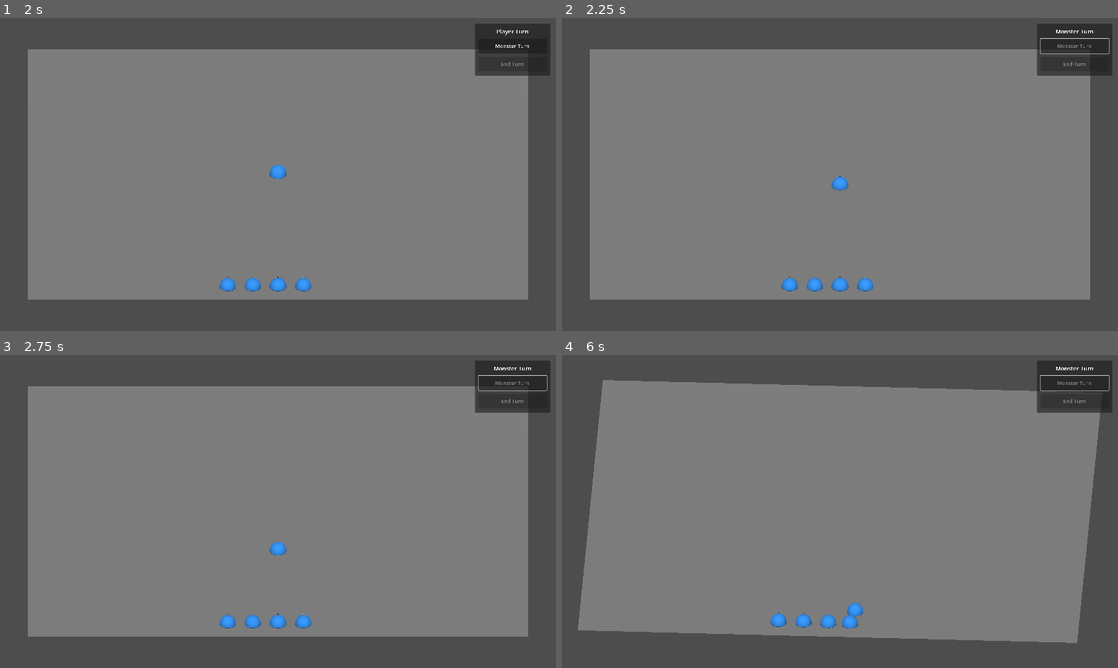
Above: before the commit, frames 1-4 (two rows, left to right).
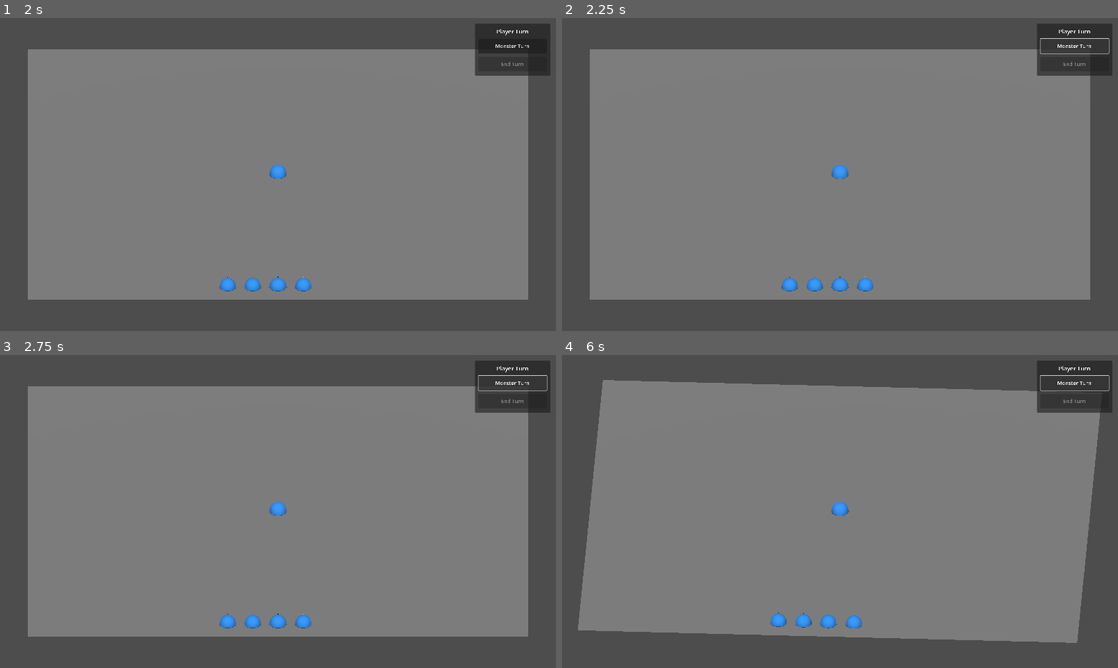
Above: after the commit, the same moments.

Repository: aartcmeijer-hash/silt-2
Game: Godot game, scene res://scenes/menus/main_menu.tscn
Two runs of this game, one before a commit and one after it. Both use one fixed random seed, a clock stepped at 60 frames per second and the inputs below.
Inputs:
- Up to frame 1 (2 s): click "Play" at 0.5 s; click "Low risk, low reward" at 1.25 s
- Up to frame 2 (2.25 s): click "Monster Turn" at 2 s
- Up to frame 3 (2.75 s): no input
- Up to frame 4 (6 s): hold E (rotate_right) 2.78-3.53 s; hold Q (rotate_left) 3.53-4.28 s; tap Enter at 4.25 s; hold E (rotate_right) 4.28-5.78 s; tap Space at 5.75 s; hold Q (rotate_left) from 5.78 s (still down)

Frame 1 is identical in both runs. In frame 2, 0.3% of the frame differs, in the area x 48-96%, y 3-56%; in frame 3, 0.3%; in frame 4, 0.4%, in the area x 48-96%, y 3-88%.

Commit message:
feat: integrate card system into MonsterAIController
- Add monster_decks dictionary to track each monster's deck
- Implement card-based turn execution (draw, resolve, execute, discard)
- Add targeting resolution and action execution methods
- Refactor execute_monster_turn to use cards instead of hardcoded behavior
- Preserve existing movement logic in _execute_move_action

Co-Authored-By: Claude Sonnet 4.5 <noreply@anthropic.com>

Diff:
--- a/scripts/game/monster_ai_controller.gd
+++ b/scripts/game/monster_ai_controller.gd
@@ -9,6 +9,8 @@
 var entities: Dictionary
 var pathfinder: GridPathfinder
 var targeting_strategy: TargetingStrategy
+var monster_decks: Dictionary = {}  # monster_id -> MonsterDeck
+var deck_ui = null  # Reference to UI component (will be set later)
 
 const MOVE_ANIMATION_DURATION := 0.2
 const MAX_MOVE_DISTANCE := 6
@@ -26,11 +28,38 @@
 	var survivors: Dictionary = _get_survivors()
 
 	for monster_id in monsters:
-		var target_id: String = targeting_strategy.pick_target(monster_id, monsters, survivors)
+		# Check if monster has a deck
+		if not monster_decks.has(monster_id):
+			push_warning("Monster %s has no deck, skipping turn" % monster_id)
+			continue
+
+		var deck: MonsterDeck = monster_decks[monster_id]
+
+		# Shuffle if needed
+		if deck.needs_shuffle():
+			# TODO: Add shuffle animation when UI is ready
+			deck.shuffle_discard_into_deck()
+
+		# Draw card
+		var card: MonsterActionCard = deck.draw_card()
+		if not card:
+			push_warning("Failed to draw card for monster %s" % monster_id)
+			continue
+
+		# TODO: Add card flip animation when UI is ready
+
+		# Resolve targeting
+		var target_id: String = _resolve_targeting(card, monsters, survivors)
 		if target_id.is_empty():
-			continue
-
-		await _execute_monster_action(monsters[monster_id], target_id)
+			deck.discard_card(card)
+			continue
+
+		# Execute action
+		await _execute_card_action(monsters[monster_id], card, target_id)
+
+		# Discard card
+		deck.discard_card(card)
+		# TODO: Add discard animation when UI is ready
 
 	turn_completed.emit()
 
@@ -143,3 +172,51 @@
 		if entity.entity_type == EntityPlaceholder.EntityType.SURVIVOR:
 			survivors[entity_id] = entity
 	return survivors
+
+
+func initialize_monster_deck(monster_id: String, deck_config: MonsterDeckConfig) -> void:
+	if not deck_config:
+		push_error("MonsterAIController: null deck_config for monster %s" % monster_id)
+		return
+
+	var deck: MonsterDeck = deck_config.create_deck()
+	monster_decks[monster_id] = deck
+
+
+func _resolve_targeting(card: MonsterActionCard, monsters: Dictionary, survivors: Dictionary) -> String:
+	# For now, only implement RANDOM_SURVIVOR
+	# Future: extend to support other targeting types
+	match card.targeting_type:
+		MonsterActionCard.TargetingType.RANDOM_SURVIVOR:
+			return targeting_strategy.pick_target("", monsters, survivors)
+		_:
+			push_warning("Targeting type not yet implemented: %d" % card.targeting_type)
+			return ""
+
+
+func _execute_card_action(monster: EntityPlaceholder, card: MonsterActionCard, target_id: String) -> void:
+	# For now, only implement MOVE_TOWARDS
+	# Future: extend to support other action types
+	match card.action_type:
+		MonsterActionCard.ActionType.MOVE_TOWARDS:
+			await _execute_move_action(monster, target_id, card.max_distance)
+		_:
+			push_warning("Action type not yet implemented: %d" % card.action_type)
+
+
+func _execute_move_action(monster: EntityPlaceholder, target_id: String, max_distance: int) -> void:
+	if not entities.has(target_id):
+		return
+
+	var target: EntityPlaceholder = entities[target_id]
+	var monster_grid_pos: Vector2i = grid.world_to_grid(monster.global_position)
+	var target_grid_pos: Vector2i = grid.world_to_grid(target.global_position)
+
+	# Find path (using card's max_distance instead of hardcoded MAX_MOVE_DISTANCE)
+	var path: Array[Vector2i] = pathfinder.find_path(monster_grid_pos, target_grid_pos, max_distance)
+
+	if path.size() <= 1:
+		return
+
+	path.remove_at(0)
+	await _animate_movement(monster, path)
